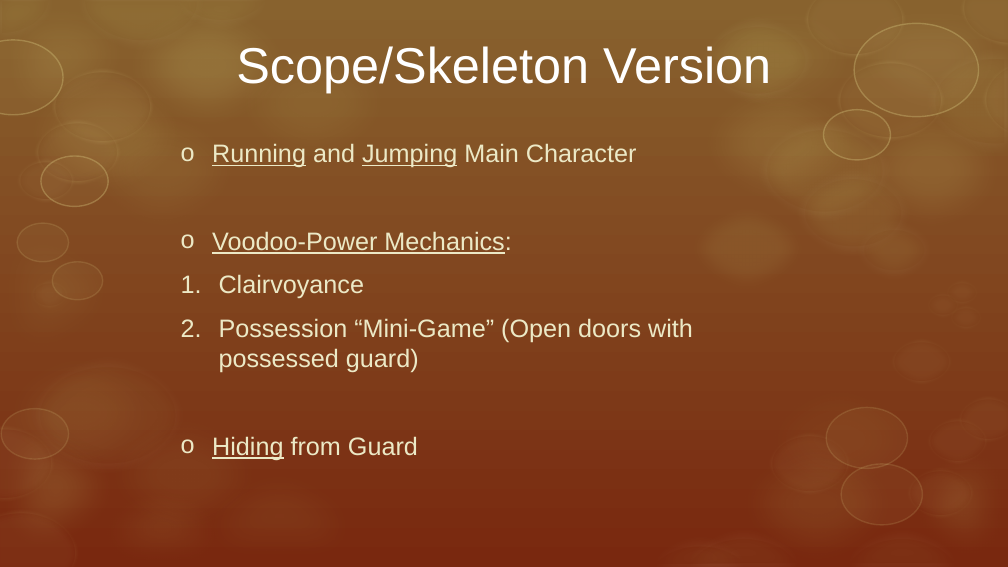
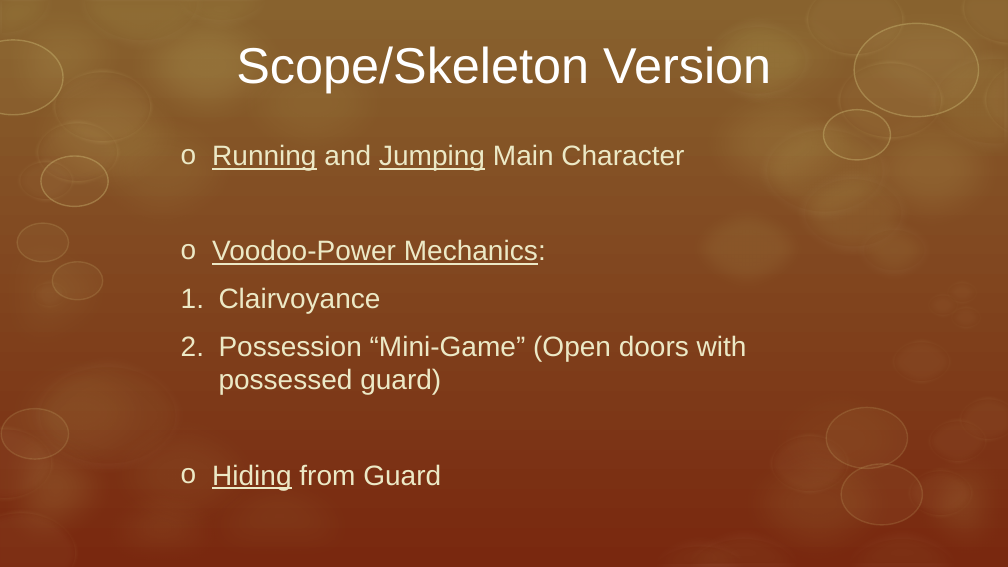
Before and after one commit to ArtjomProGrammer/Voodoo, a slide deck: slide 7 of _Organisation/Präsentation/Voodoo.pptx (slide 6 before the commit). Drawn at 1008x567 pixels with LibreOffice and Linux fonts; fonts in the diff are those of the drawing; background and template pictures are left out. Boxes give left, top, right and bottom in pixels: in the first picture for what was removed or moved away, otherwise in the second. Text is boxed around its words. In the diff, an @@ line names an element or a change of style, - is before the commit and + after.

```diff
--- a/_Organisation/Präsentation/Voodoo.pptx
+++ b/_Organisation/Präsentation/Voodoo.pptx
@@ subtitle "Running and Jumping Main Character" at [212, 144, 747, 490]: size 18 to 20 pt @@
```
Also in this commit, not shown: 7 other slides changed, 1 slide added.
